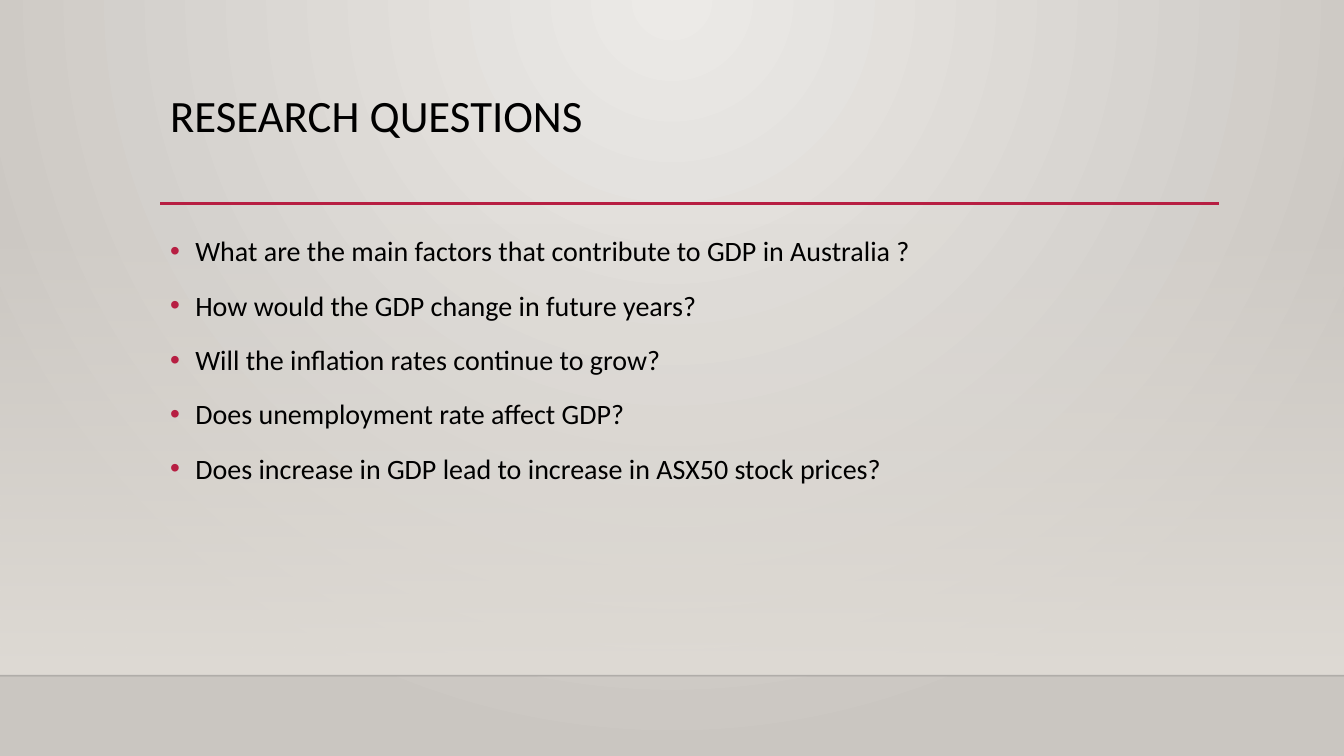
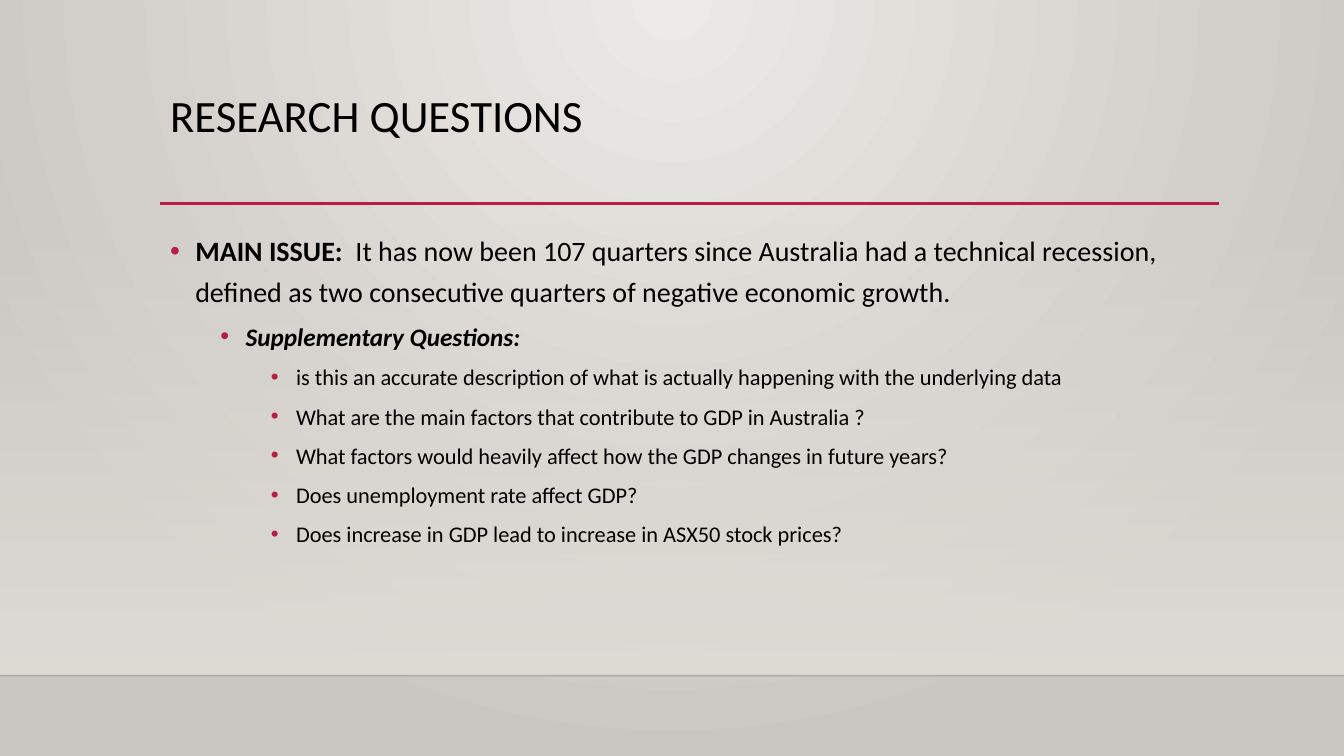
Before and after one commit to AbishekArunachalam/Forecasting-GDP-of-Australia, a slide deck: slide 3 of draft GDP presentation (3).pptx. Drawn at 1344x756 pixels with LibreOffice and Linux fonts; fonts in the diff are those of the drawing; background and template pictures are left out. Boxes give left, top, right and bottom in pixels: in the first picture for what was removed or moved away, otherwise in the second. Text is boxed around its words. In the diff, an @@ line names an element or a change of style, - is before the commit and + after.

```diff
--- a/draft GDP presentation (3).pptx
+++ b/draft GDP presentation (3).pptx
@@ text at box(195, 241, 1156, 389): paragraphs added @@
+• MAIN ISSUE: It has now been 107 quarters since Australia had a technical recession, defined as two consecutive quarters of negative economic growth.
+  • Supplementary Questions:
+    • is this an accurate description of what is actually happening with the underlying data
@@ text at box(296, 409, 850, 546): size 20 to 16 pt in "What are the main factors that contribute ...", "Does unemployment rate affect GDP?", "Does increase in GDP lead to increase ..."; list level 1 to 3 in "What are the main factors ..."; list level 1 to 3 in "Does unemployment rate affect GDP?"; list level 1 to 3 in "Does increase in GDP lead ..." @@
@@ text at box(296, 448, 947, 468): text changed; size 20 to 16 pt @@
-• How would the GDP change in future years?
-• Will the inflation rates continue to grow?
+    • What factors would heavily affect how the GDP changes in future years?
```
Also in this commit, not shown: 1 other slide changed, 1 slide added, 1 slide removed.
